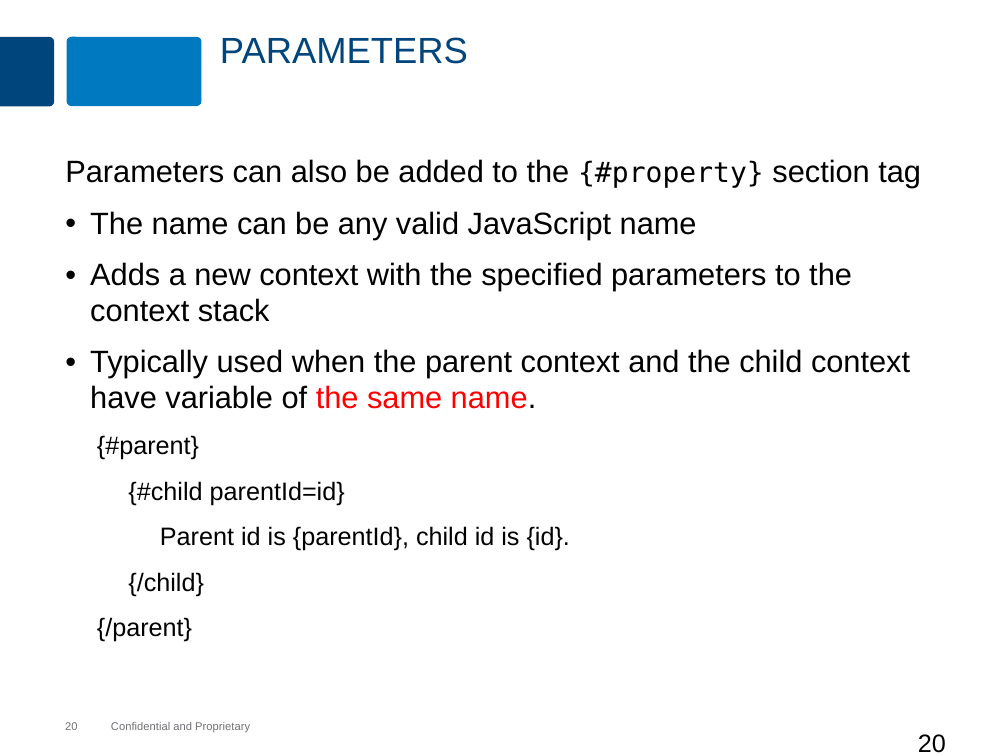
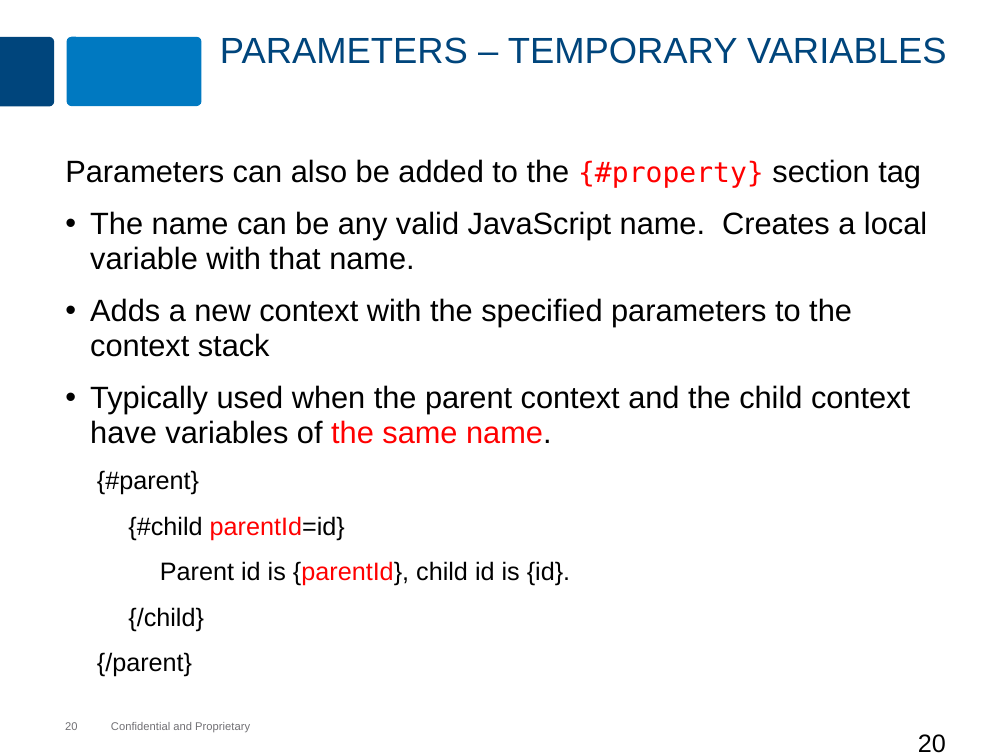
Before and after one commit to MaxMillington/nodePractice, a slide deck: slide 20 of node/lesson-83-dustjs/dustjs.pptx. Drawn at 1008x756 pixels with LibreOffice and Linux fonts; fonts in the diff are those of the drawing; background and template pictures are left out. Boxes give left, top, right and bottom in pixels: in the first picture for what was removed or moved away, otherwise in the second. Text is boxed around its words. In the diff, an @@ line names an element or a change of style, - is before the commit and + after.

```diff
--- a/node/lesson-83-dustjs/dustjs.pptx
+++ b/node/lesson-83-dustjs/dustjs.pptx
@@ title at <box>220,37,947,64</box>: text changed @@
-PARAMETERS
+PARAMETERS – TEMPORARY VARIABLES
@@ text at <box>65,159,921,586</box>: text colour #000000 to #FF0000 in "{#property}", "parentId=id}", "{parentId}," @@
@@ text at <box>90,211,927,270</box>: text changed @@
-• The name can be any valid JavaScript name
+• The name can be any valid JavaScript name. Creates a local variable with that name.
@@ text at <box>90,385,910,444</box>: text changed @@
-• Typically used when the parent context and the child context have variable of the same name.
+• Typically used when the parent context and the child context have variables of the same name.
```
Also in this commit, not shown: 1 other slide changed, 5 other files.
